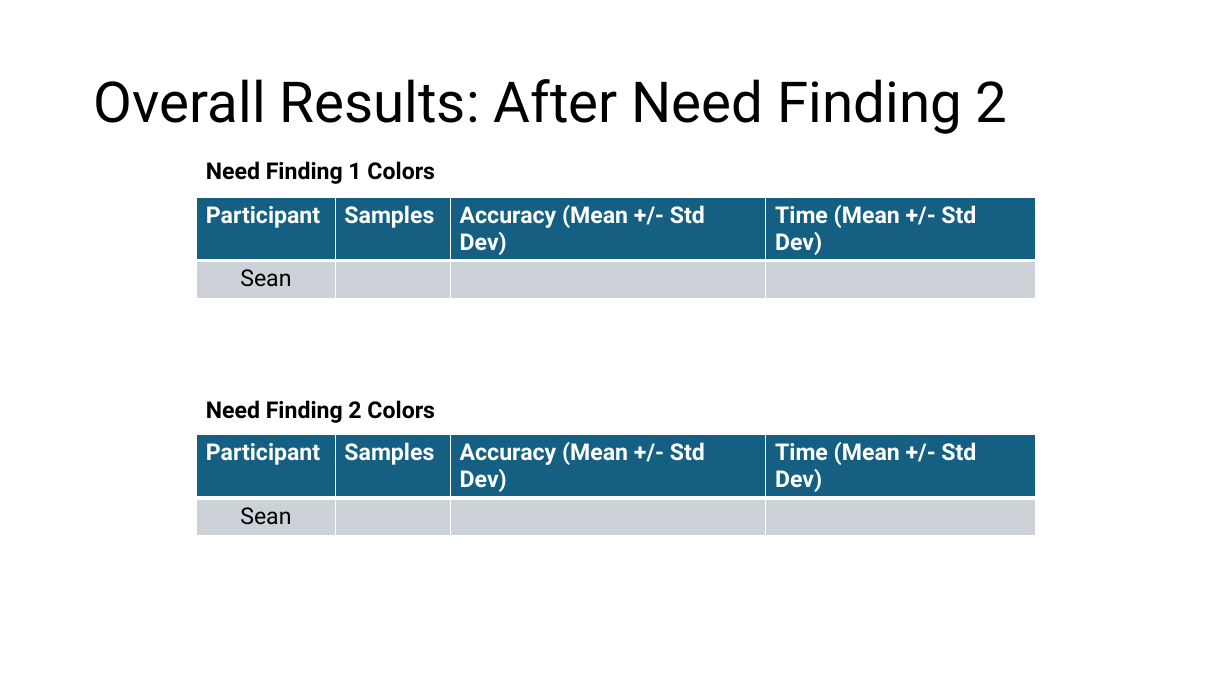
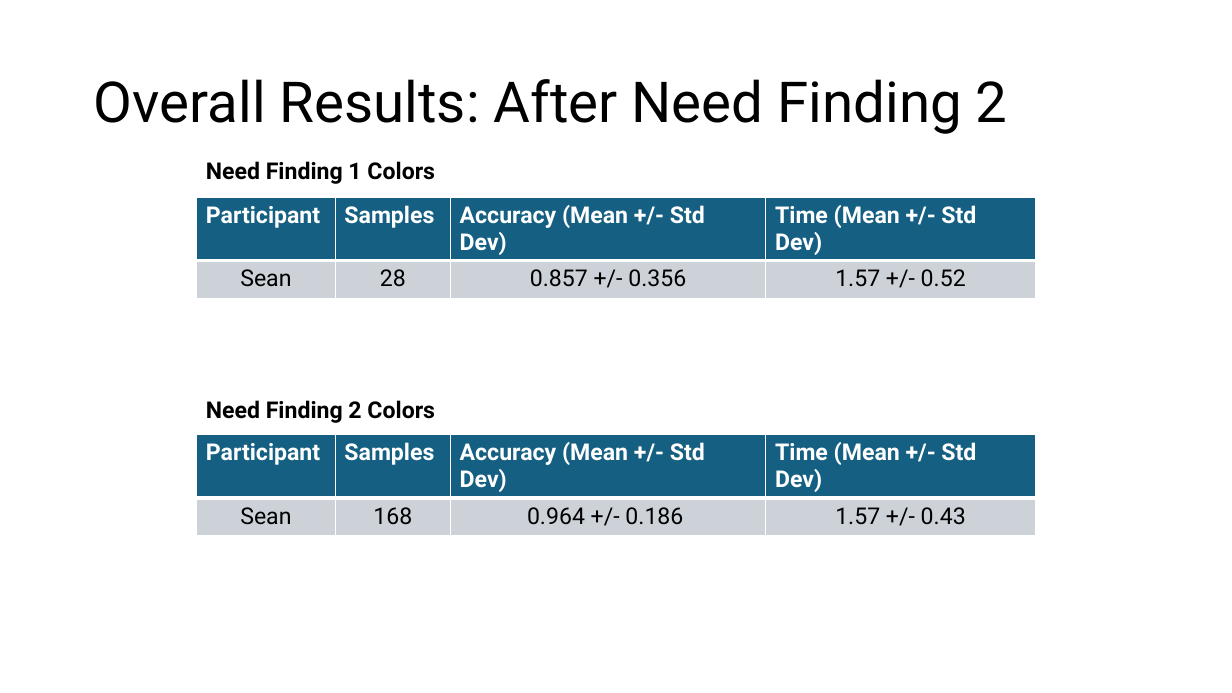
Before and after one commit to TonePoems/CS6900_Project_3, a slide deck: slide 9 of Project3_Presentation_Anthony_and_Melisha.pptx. Drawn at 1232x693 pixels with LibreOffice and Linux fonts; fonts in the diff are those of the drawing. Boxes give left, top, right and bottom in pixels: in the first picture for what was removed or moved away, otherwise in the second. Text is boxed around its words. In the diff, an @@ line names an element or a change of style, - is before the commit and + after.

Commit message:
need finding 2 results checkpoint

```diff
--- a/Project3_Presentation_Anthony_and_Melisha.pptx
+++ b/Project3_Presentation_Anthony_and_Melisha.pptx
@@ table at bbox=[197, 197, 1035, 291] @@
-row 2: Sean |  |  | 
+row 2: Sean | 28 | 0.857 +/- 0.356 | 1.57 +/- 0.52
@@ table at bbox=[197, 434, 1035, 529] @@
-row 2: Sean |  |  | 
+row 2: Sean | 168 | 0.964 +/- 0.186 | 1.57 +/- 0.43
```
Also in this commit, not shown: 1 other slide changed, 1 other file.
